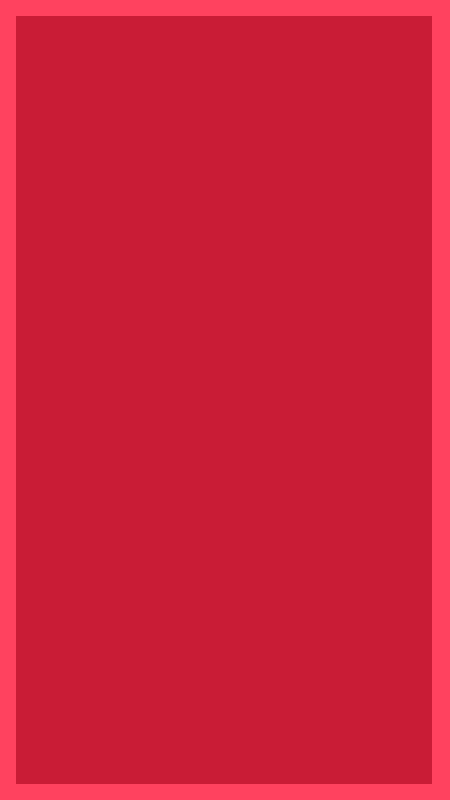
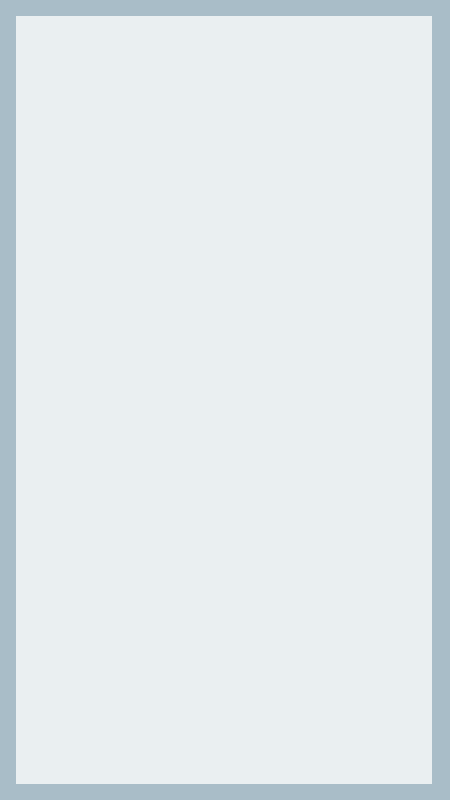
Before/after of a 450×800 layered artwork. What changed in the layer stack:
hid "inner" over [16, 16, 432, 784]
hid "back" over [0, 0, 450, 800]
added layer "alltogether" above "mainback" over [0, 0, 450, 800]
hid "mainback" over [0, 0, 450, 800]
